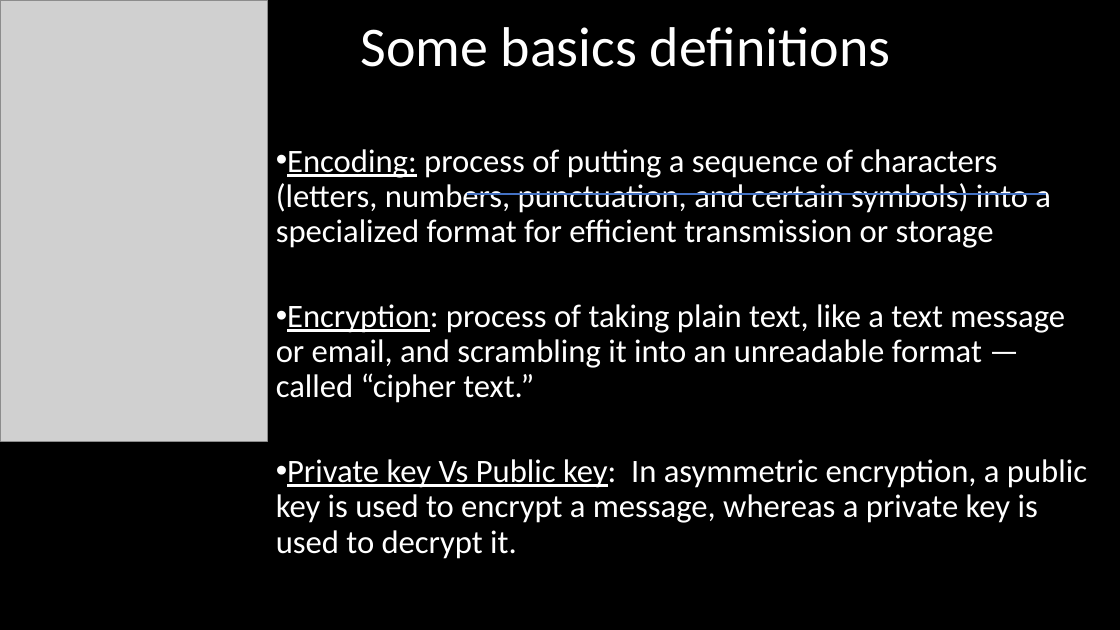
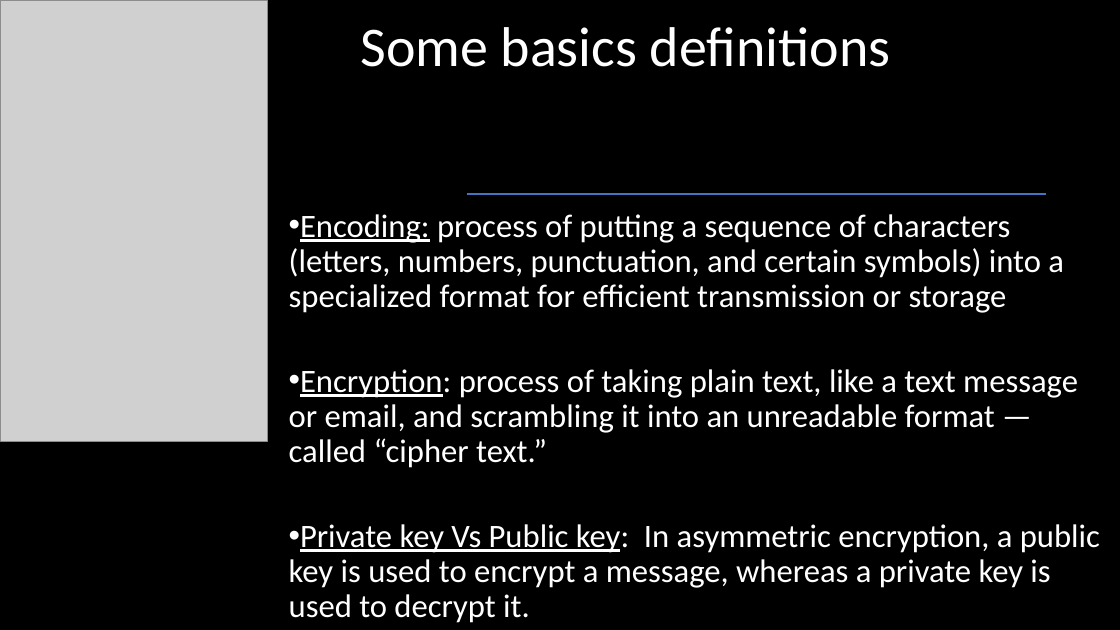
Before and after one commit to asafnaory/nestjs-course, a slide deck: slide 22 of presentations/lecture_jwt.pptx (slide 24 before the commit). Drawn at 1120x630 pixels with LibreOffice and Linux fonts; fonts in the diff are those of the drawing; grey boxes stand for pictures. Boxes give left, top, right and bottom in pixels: in the first picture for what was removed or moved away, otherwise in the second. Text is boxed around its words. In the diff, an @@ line names an element or a change of style, - is before the commit and + after.

```diff
--- a/presentations/lecture_jwt.pptx
+++ b/presentations/lecture_jwt.pptx
@@ text "Encoding: process of putting a ..." moved from (x1=276, y1=149, x2=1087, y2=559) to (x1=289, y1=214, x2=1100, y2=623) @@
```
Also in this commit, not shown: 4 other slides changed, 1 slide added.
